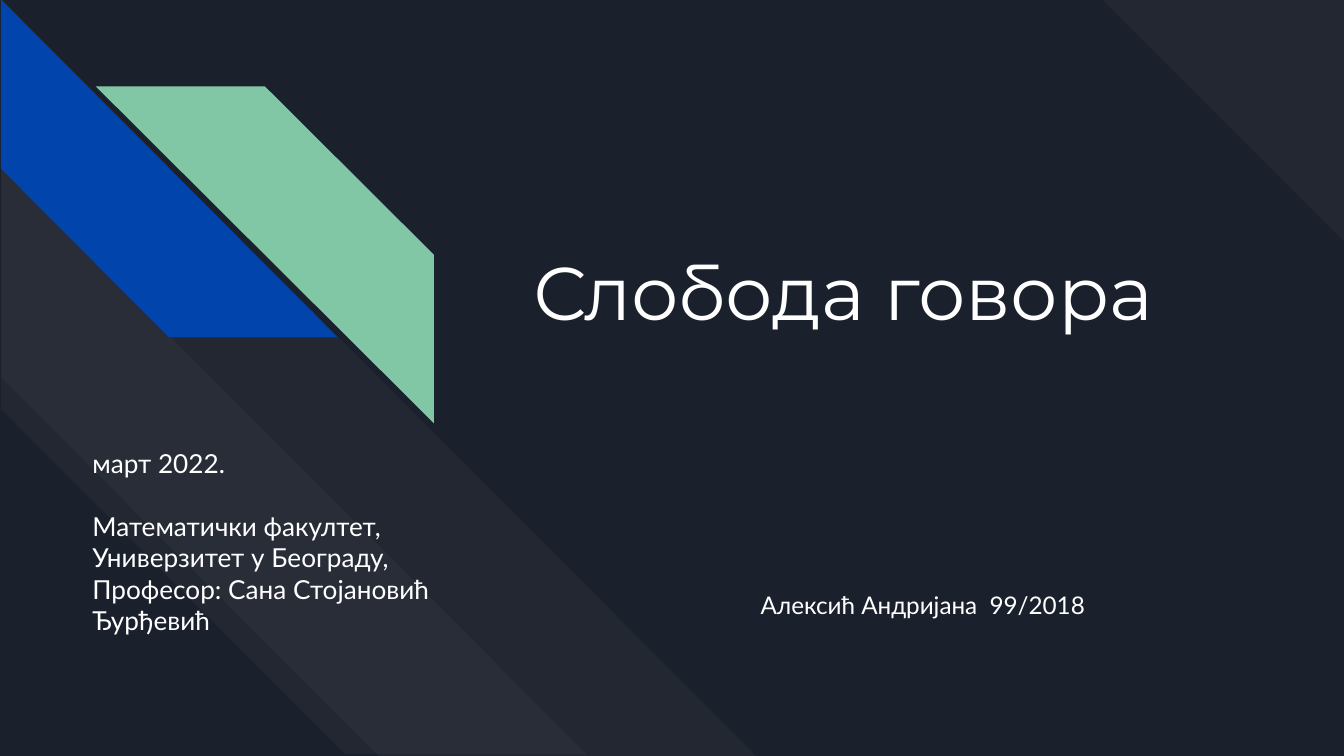
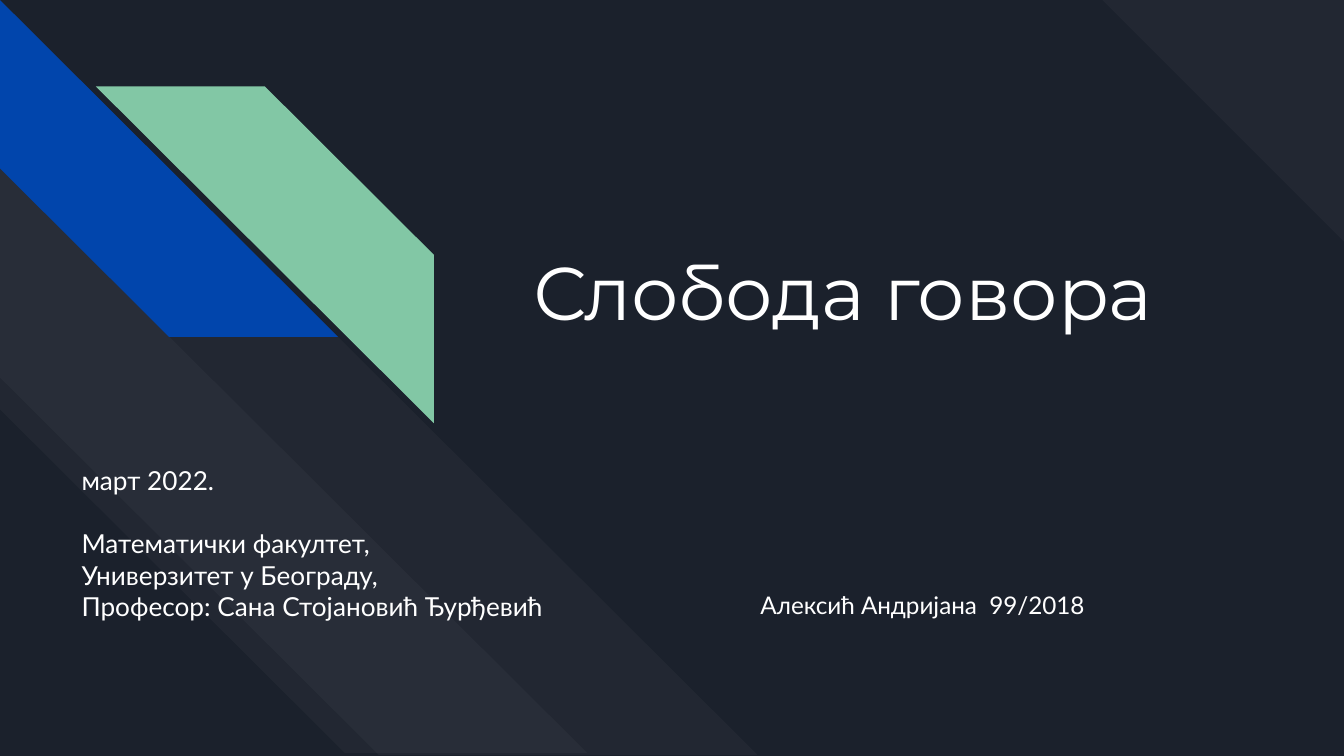
Before and after one commit to vukvuk21/RID, a slide deck: slide 1 of rid_2022_seminarski/mi18099_Andrijana_Aleksic/predavanje_1/slobodagovora.pptx. Drawn at 1344x756 pixels with LibreOffice and Linux fonts; fonts in the diff are those of the drawing. Boxes give left, top, right and bottom in pixels: in the first picture for what was removed or moved away, otherwise in the second. Text is boxed around its words. In the diff, an @@ line names an element or a change of style, - is before the commit and + after.

```diff
--- a/rid_2022_seminarski/mi18099_Andrijana_Aleksic/predavanje_1/slobodagovora.pptx
+++ b/rid_2022_seminarski/mi18099_Andrijana_Aleksic/predavanje_1/slobodagovora.pptx
@@ text "март 2022." rewrapped from <box>92,454,429,635</box> to <box>82,471,543,621</box> @@
```
Also in this commit, not shown: 10 other slides changed, 1 slide added, 4 other files.
